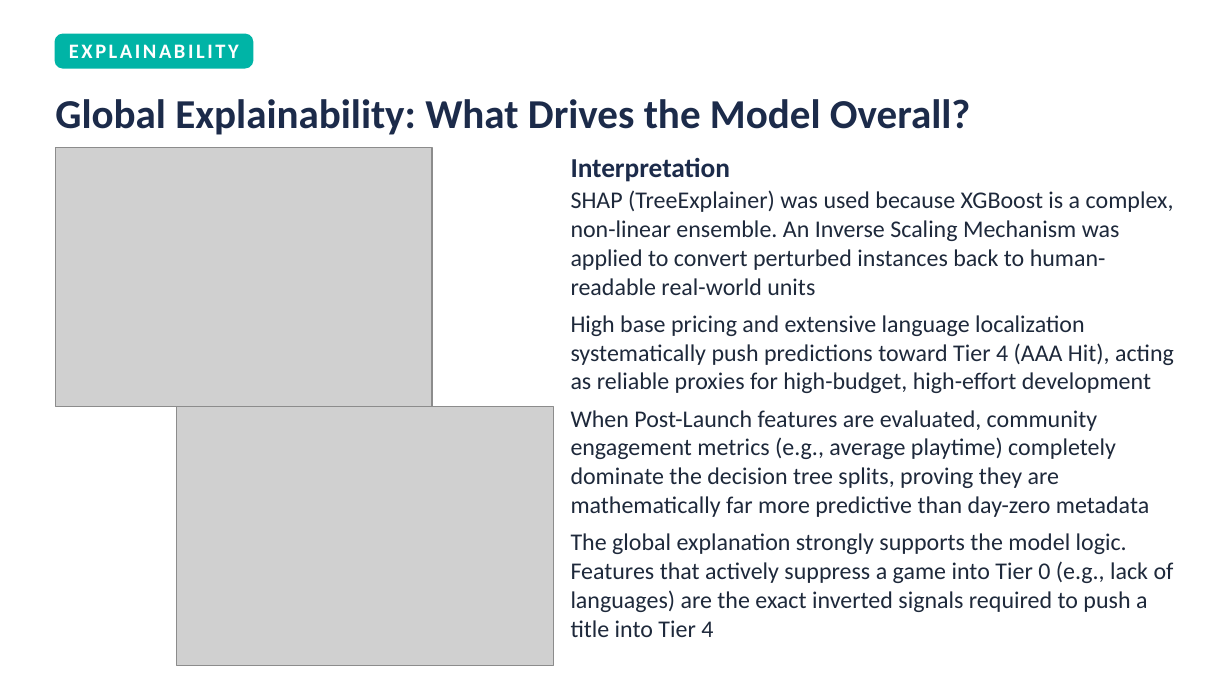
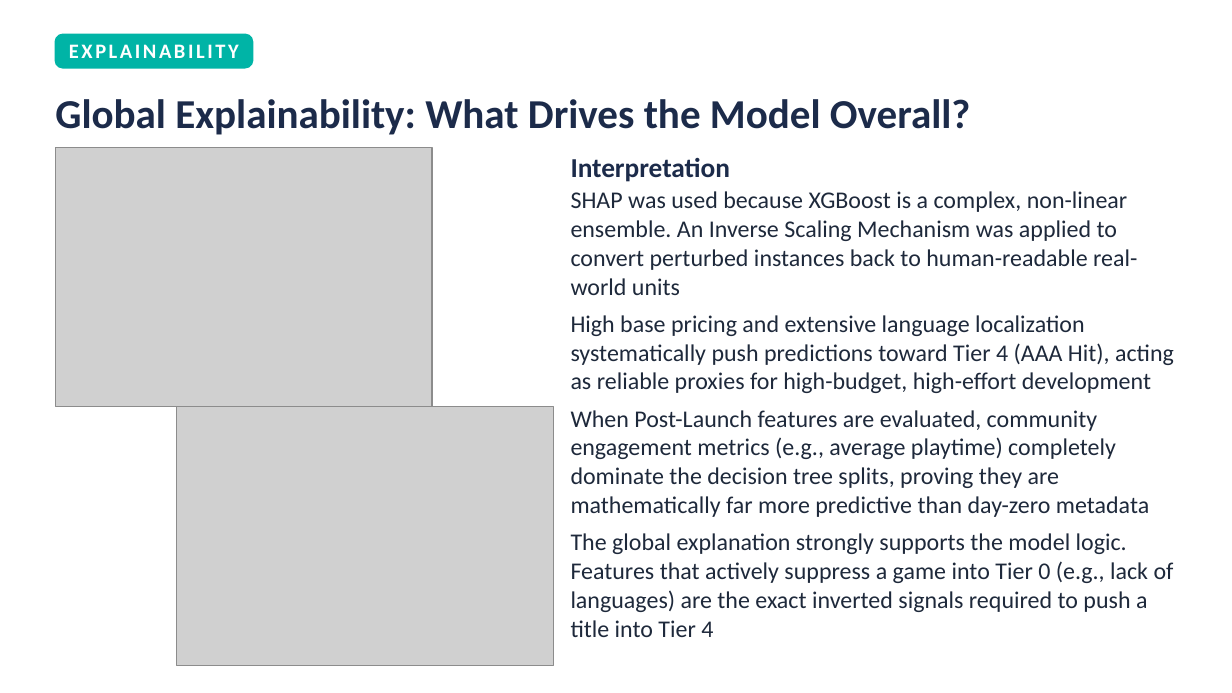
Before and after one commit to AndreaZanin02/HitPredictor-Steam, a slide deck: slide 11 of documentation/Presentation.pptx. Drawn at 1232x693 pixels with LibreOffice and Linux fonts; fonts in the diff are those of the drawing; grey boxes stand for pictures. Boxes give left, top, right and bottom in pixels: in the first picture for what was removed or moved away, otherwise in the second. Text is boxed around its words. In the diff, an @@ line names an element or a change of style, - is before the commit and + after.

```diff
--- a/documentation/Presentation.pptx
+++ b/documentation/Presentation.pptx
@@ text at (571,191,1137,295): text changed @@
-SHAP (TreeExplainer) was used because XGBoost is a complex, non-linear ensemble. An Inverse Scaling Mechanism was applied to convert perturbed instances back to human-readable real-world units
+SHAP was used because XGBoost is a complex, non-linear ensemble. An Inverse Scaling Mechanism was applied to convert perturbed instances back to human-readable real-world units
```
Also in this commit, not shown: 1 other file.
